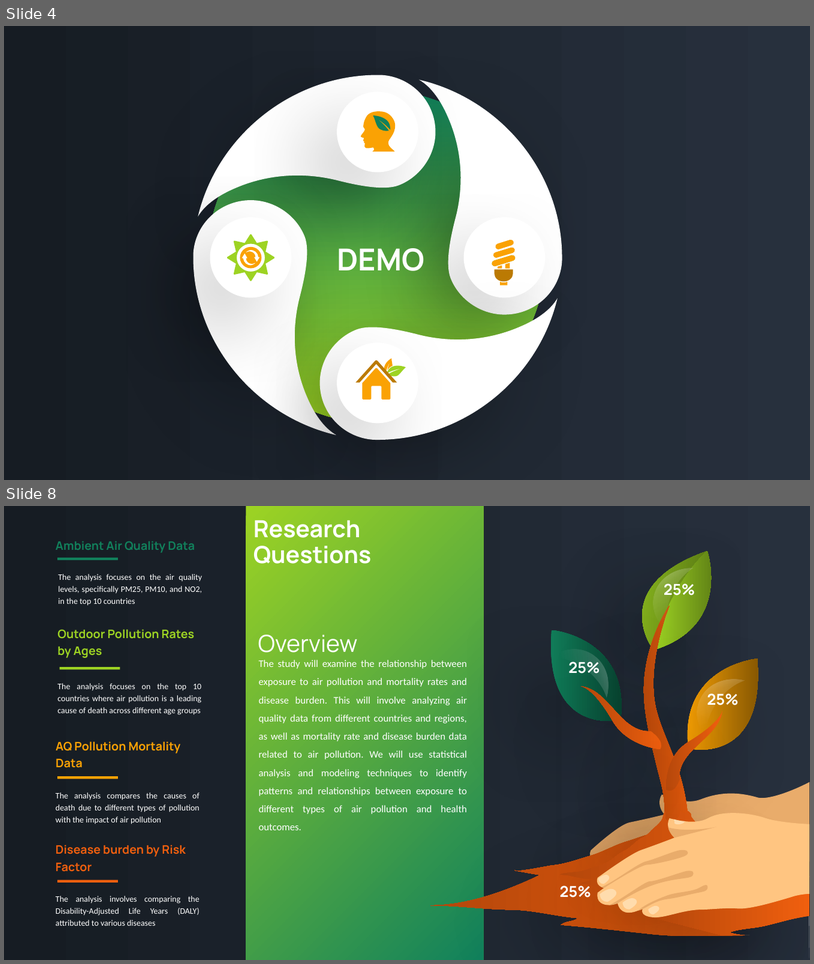
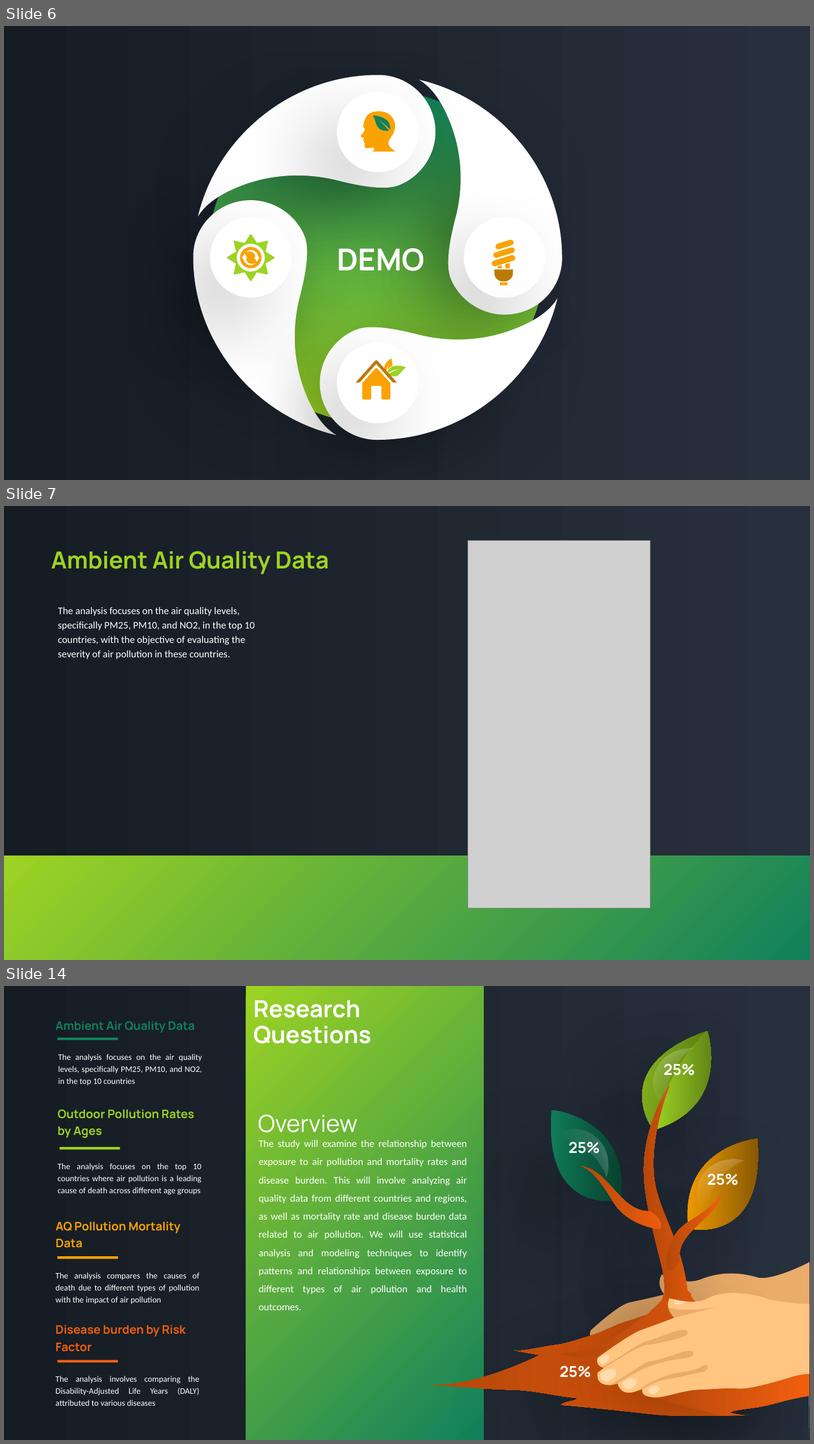
Before and after one commit to sameenshahzad/Project-3_Group-13, a slide deck: Slides & Analysis/Air Pollution.pptx. Shown one above the other, each under a label of ours: slides 4 and 8 before the commit, slides 6, 7 and 14 after it; the slides between them are not shown. The pictures are 814x964 and 814x1444 pixels, drawn with LibreOffice and Linux fonts; fonts in the diff are those of the drawing; grey boxes stand for pictures. Boxes give left, top, right and bottom in pixels: in the first picture for what was removed or moved away, otherwise in the second. Text is boxed around its words. In the diff, an @@ line names an element or a change of style, - is before the commit and + after.

```diff
--- a/Slides & Analysis/Air Pollution.pptx
+++ b/Slides & Analysis/Air Pollution.pptx
@@ slide 7 added at bbox=[4, 506, 810, 960], background #FFFFFF; not listed: 1 template element that a slide beside it also shows @@
@@ picture added at bbox=[468, 540, 651, 907] @@
@@ text added at bbox=[51, 551, 329, 574], 28 pt, text #9DD323, bold @@
+Ambient Air Quality Data
@@ text added at bbox=[58, 607, 255, 659], 12 pt, text #FFFFFF @@
+The analysis focuses on the air quality levels, specifically PM25, PM10, and NO2, in the top 10 countries, with the objective of evaluating the severity of air pollution in these countries.
@@ rectangle added at bbox=[4, 856, 810, 960], fill gradient #11815C to #9DD323 @@
@@ what was slide 4 is now slide 6 @@
@@ what was slide 8 is now slide 14 @@
```
Also in this commit, not shown: 4 slides changed, 6 other slides added, 3 slides removed.
